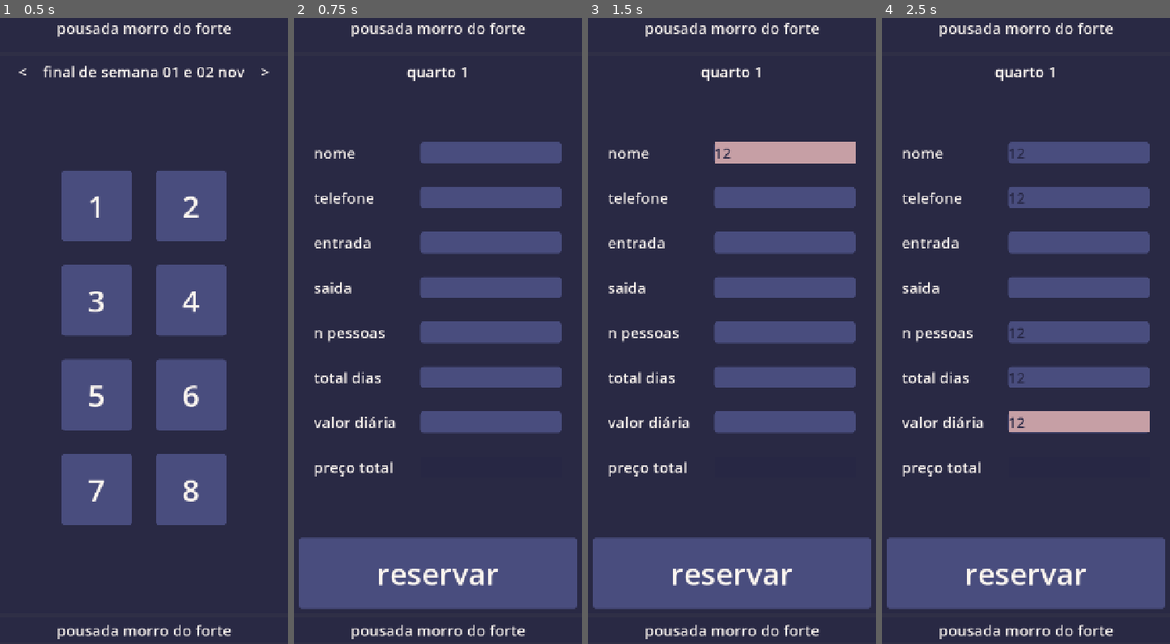
Above: before the commit, frames 1-4 (left to right).
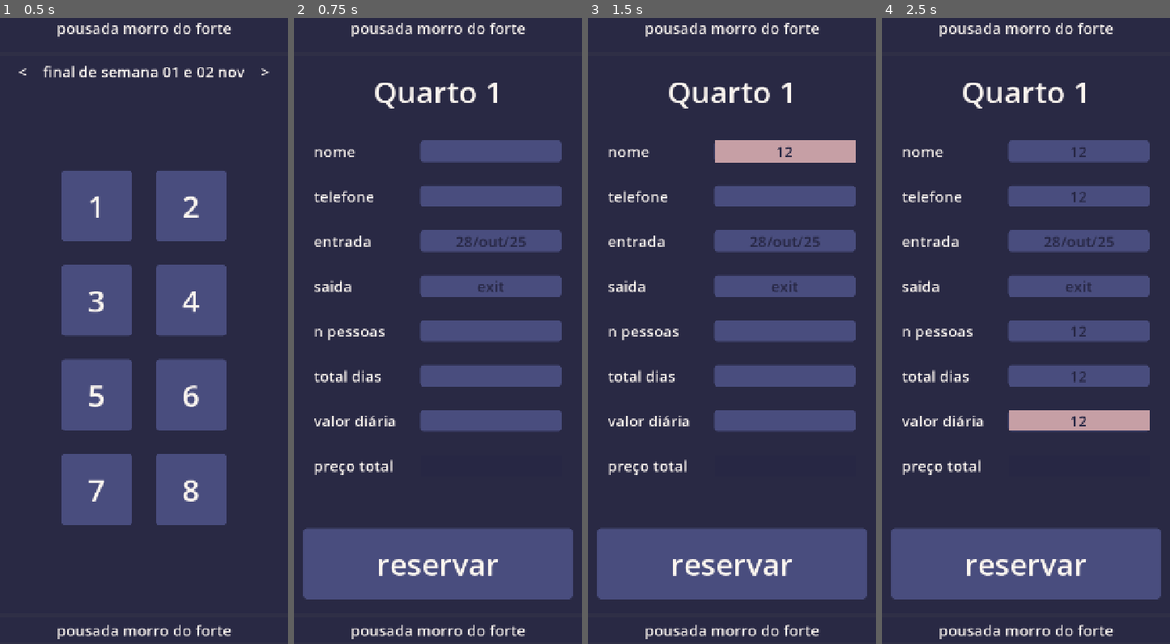
Above: after the commit, the same moments.

Repository: jazzdaniel/app_pousada
Game: Godot game, scene res://main.tscn
Two runs of this game, one before a commit and one after it. Both use one fixed random seed, a clock stepped at 60 frames per second and the inputs below.
Inputs (mouse positions are in pixels of both pictures, inside the frame that each line leads up to):
- Up to frame 1 (0.5 s): no input
- Up to frame 2 (0.75 s): click "1" at 0.5 s
- Up to frame 3 (1.5 s): click (783, 155) at 1.27 s; type "12" at 1.35 s
- Up to frame 4 (2.5 s): click (1077, 199) at 1.5 s; type "12" at 1.58 s; click (1077, 331) at 1.73 s; type "12" at 1.82 s; click (1077, 374) at 2.02 s; type "12" at 2.1 s; click (1077, 424) at 2.25 s; type "12" at 2.33 s

Frame 1 is identical in both runs. In frame 2, 8.3% of the frame differs, in the area x 1-99%, y 7-95%; in frame 3, 8.4%; in frame 4, 8.7%.

Commit message:
rooms working

Diff:
--- a/home.gd
+++ b/home.gd
@@ -20,7 +20,4 @@
 		btn.connect("pressed", Callable(self, "_on_room_pressed").bind(i))
 
 func _on_room_pressed(room_number: int):
-	#room_selected.emit(room_number,"28out2025")
-	room_selected.emit()
-
-	print('room pressed')
+	room_selected.emit(room_number)
--- a/main.gd
+++ b/main.gd
@@ -17,17 +17,19 @@
 	clear_page_container()
 	child=home.instantiate()
 
-	print(child.room_selected)
 	child.room_selected.connect(go_to_reservation)
 
 	page_container.add_child(child)
 
-func go_to_reservation(room:int=5,date:String="28/out/2025"):
-	print(room,date)
+func go_to_reservation(room:int=5,date:String="28/out/25"):
 	clear_page_container()
 	child=reservation.instantiate()
 
 	child.reservation_button.pressed.connect(go_to_home)
+
+	child.base_entry_date=date
+	child.room_id.text="Quarto " + str(room)
+
 
 	page_container.add_child(child)
 
@@ -39,6 +41,5 @@
 	if child != []:
 		child[0].queue_free()
 
-func tester():
-	print('tester function')
+
 #endregion
--- a/reservation.gd
+++ b/reservation.gd
@@ -1,6 +1,12 @@
 extends Panel
 
 @export var reservation_button:Button
+@export var entry_date:LineEdit
+@export var exit_date:LineEdit
+@export var room_id:Label
+var base_entry_date:String='entry'
+var base_exit_date:String='exit'
 
 func _ready() -> void:
-	print('reservation is ready')
+	entry_date.text=base_entry_date
+	exit_date.text=base_exit_date
--- a/reservation.tscn
+++ b/reservation.tscn
@@ -3,7 +3,7 @@
 [ext_resource type="Theme" uid="uid://c0j0vl8xxqru4" path="res://theme01.tres" id="1_1dli3"]
 [ext_resource type="Script" uid="uid://cs06mquf4b1dx" path="res://reservation.gd" id="2_6jst5"]
 
-[node name="reservation" type="Panel" node_paths=PackedStringArray("reservation_button")]
+[node name="reservation" type="Panel" node_paths=PackedStringArray("reservation_button", "entry_date", "exit_date", "room_id")]
 anchors_preset = 15
 anchor_right = 1.0
 anchor_bottom = 1.0
@@ -13,7 +13,10 @@
 size_flags_stretch_ratio = 0.7
 theme = ExtResource("1_1dli3")
 script = ExtResource("2_6jst5")
-reservation_button = NodePath("MarginContainer/VBoxContainer/button_reservation")
+reservation_button = NodePath("MarginContainer/VBoxContainer/MarginContainer2/button_reservation")
+entry_date = NodePath("MarginContainer/VBoxContainer/GridContainer/entry_date")
+exit_date = NodePath("MarginContainer/VBoxContainer/GridContainer/LineEdit4")
+room_id = NodePath("MarginContainer/VBoxContainer/MarginContainer/room_id")
 
 [node name="MarginContainer" type="MarginContainer" parent="."]
 layout_mode = 1
@@ -25,18 +28,25 @@
 
 [node name="VBoxContainer" type="VBoxContainer" parent="MarginContainer"]
 layout_mode = 2
+size_flags_vertical = 4
 
-[node name="quarto 1" type="Label" parent="MarginContainer/VBoxContainer"]
+[node name="MarginContainer" type="MarginContainer" parent="MarginContainer/VBoxContainer"]
+layout_mode = 2
+theme_override_constants/margin_top = 50
+theme_override_constants/margin_bottom = 50
+
+[node name="room_id" type="Label" parent="MarginContainer/VBoxContainer/MarginContainer"]
 layout_mode = 2
 size_flags_horizontal = 4
-size_flags_vertical = 8
+size_flags_vertical = 0
 theme = ExtResource("1_1dli3")
+theme_type_variation = &"Label01"
 text = "quarto 1"
 
 [node name="GridContainer" type="GridContainer" parent="MarginContainer/VBoxContainer"]
 layout_mode = 2
 size_flags_horizontal = 4
-size_flags_vertical = 6
+size_flags_vertical = 4
 columns = 2
 
 [node name="Label" type="Label" parent="MarginContainer/VBoxContainer/GridContainer"]
@@ -50,6 +60,8 @@
 layout_mode = 2
 size_flags_horizontal = 8
 theme = ExtResource("1_1dli3")
+alignment = 1
+select_all_on_focus = true
 
 [node name="Label2" type="Label" parent="MarginContainer/VBoxContainer/GridContainer"]
 layout_mode = 2
@@ -62,6 +74,8 @@
 layout_mode = 2
 size_flags_horizontal = 8
 theme = ExtResource("1_1dli3")
+alignment = 1
+select_all_on_focus = true
 
 [node name="Label3" type="Label" parent="MarginContainer/VBoxContainer/GridContainer"]
 layout_mode = 2
@@ -69,11 +83,13 @@
 theme = ExtResource("1_1dli3")
 text = "entrada"
 
-[node name="LineEdit3" type="LineEdit" parent="MarginContainer/VBoxContainer/GridContainer"]
+[node name="entry_date" type="LineEdit" parent="MarginContainer/VBoxContainer/GridContainer"]
 custom_minimum_size = Vector2(300, 0)
 layout_mode = 2
 size_flags_horizontal = 8
 theme = ExtResource("1_1dli3")
+alignment = 1
+select_all_on_focus = true
 
 [node name="Label4" type="Label" parent="MarginContainer/VBoxContainer/GridContainer"]
 layout_mode = 2
@@ -86,6 +102,8 @@
 layout_mode = 2
 size_flags_horizontal = 8
 theme = ExtResource("1_1dli3")
+alignment = 1
+select_all_on_focus = true
 
 [node name="Label8" type="Label" parent="MarginContainer/VBoxContainer/GridContainer"]
 layout_mode = 2
@@ -98,6 +116,8 @@
 layout_mode = 2
 size_flags_horizontal = 8
 theme = ExtResource("1_1dli3")
+alignment = 1
+select_all_on_focus = true
 
 [node name="Label5" type="Label" parent="MarginContainer/VBoxContainer/GridContainer"]
 layout_mode = 2
@@ -110,6 +130,8 @@
 layout_mode = 2
 size_flags_horizontal = 8
 theme = ExtResource("1_1dli3")
+alignment = 1
+select_all_on_focus = true
 
 [node name="Label6" type="Label" parent="MarginContainer/VBoxContainer/GridContainer"]
 layout_mode = 2
@@ -122,6 +144,8 @@
 layout_mode = 2
 size_flags_horizontal = 8
 theme = ExtResource("1_1dli3")
+alignment = 1
+select_all_on_focus = true
 
 [node name="Label7" type="Label" parent="MarginContainer/VBoxContainer/GridContainer"]
 layout_mode = 2
@@ -134,11 +158,18 @@
 layout_mode = 2
 size_flags_horizontal = 8
 theme = ExtResource("1_1dli3")
+alignment = 1
 editable = false
+select_all_on_focus = true
 
-[node name="button_reservation" type="Button" parent="MarginContainer/VBoxContainer"]
+[node name="MarginContainer2" type="MarginContainer" parent="MarginContainer/VBoxContainer"]
+layout_mode = 2
+theme_override_constants/margin_top = 100
+theme_override_constants/margin_bottom = 50
+
+[node name="button_reservation" type="Button" parent="MarginContainer/VBoxContainer/MarginContainer2"]
 custom_minimum_size = Vector2(150, 150)
 layout_mode = 2
-size_flags_vertical = 0
+size_flags_vertical = 8
 theme = ExtResource("1_1dli3")
 text = "reservar"
--- a/theme01.tres
+++ b/theme01.tres
@@ -1,7 +1,21 @@
-[gd_resource type="Theme" load_steps=5 format=3 uid="uid://c0j0vl8xxqru4"]
+[gd_resource type="Theme" load_steps=7 format=3 uid="uid://c0j0vl8xxqru4"]
 
 [ext_resource type="StyleBox" uid="uid://bycncr5c6frp1" path="res://button_styleboxflat.tres" id="1_abapo"]
 [ext_resource type="StyleBox" uid="uid://bg2xpe2ig865c" path="res://line_edit_stylebox.tres" id="2_8f05s"]
+
+[sub_resource type="StyleBoxFlat" id="StyleBoxFlat_76epv"]
+bg_color = Color(0.1254902, 0.12941177, 0.10980392, 1)
+corner_radius_top_left = 8
+corner_radius_top_right = 8
+corner_radius_bottom_right = 8
+corner_radius_bottom_left = 8
+
+[sub_resource type="StyleBoxFlat" id="StyleBoxFlat_8f6ie"]
+bg_color = Color(0.54509807, 0.42745098, 0.6117647, 1)
+corner_radius_top_left = 8
+corner_radius_top_right = 8
+corner_radius_bottom_right = 8
+corner_radius_bottom_left = 8
 
 [sub_resource type="StyleBoxFlat" id="StyleBoxFlat_8f05s"]
 bg_color = Color(0.15294118, 0.15294118, 0.26666668, 1)
@@ -13,11 +27,15 @@
 Button/colors/font_color = Color(0.9843137, 0.9607843, 0.9372549, 1)
 Button/font_sizes/font_size = 64
 Button/styles/disabled = ExtResource("1_abapo")
+Button/styles/hover = SubResource("StyleBoxFlat_76epv")
 Button/styles/normal = ExtResource("1_abapo")
+Button/styles/pressed = SubResource("StyleBoxFlat_8f6ie")
 GridContainer/constants/h_separation = 50
 GridContainer/constants/v_separation = 50
 Label/colors/font_color = Color(0.9843137, 0.9607843, 0.9372549, 1)
 Label/font_sizes/font_size = 32
+Label01/base_type = &"Label"
+Label01/font_sizes/font_size = 64
 LineEdit/colors/font_color = Color(0.15294118, 0.15294118, 0.26666668, 1)
 LineEdit/font_sizes/font_size = 32
 LineEdit/styles/focus = ExtResource("2_8f05s")
